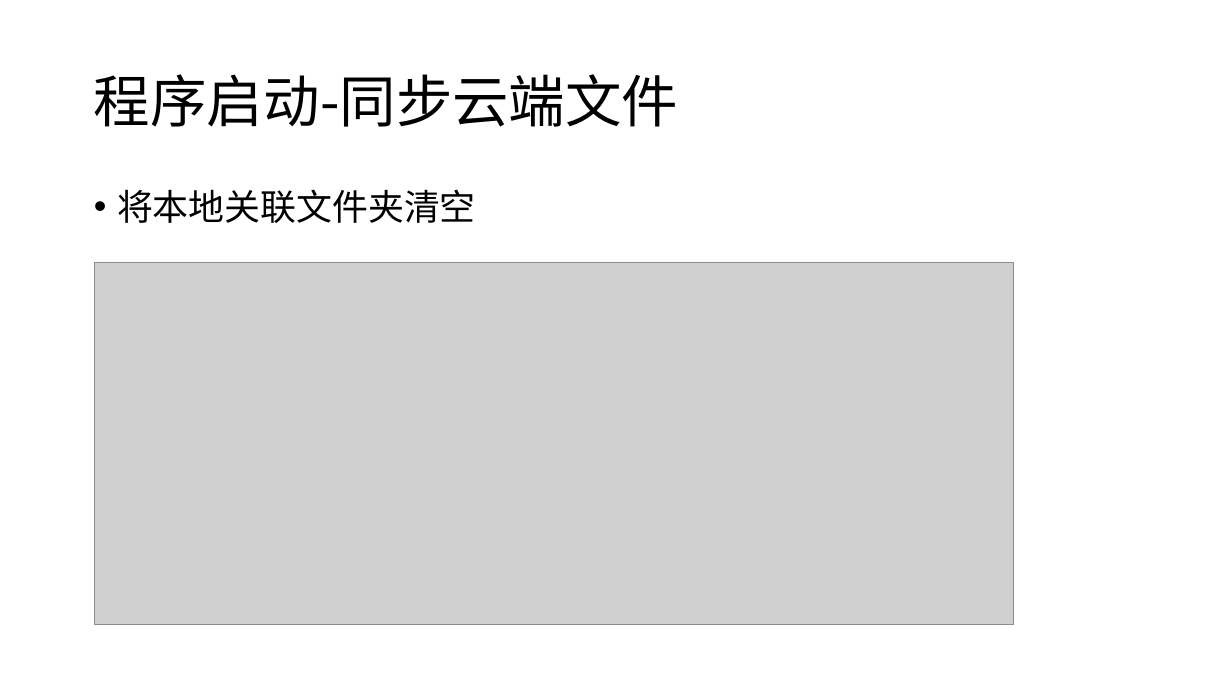
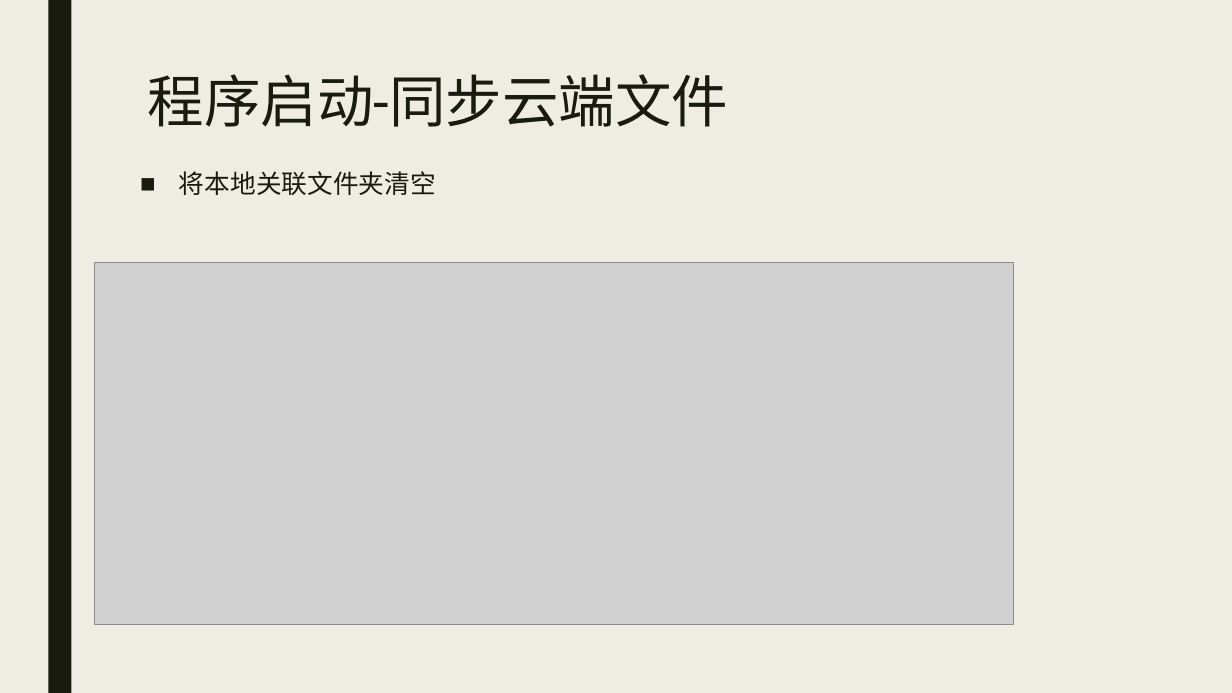
Before and after one commit to Caesarhhh/2021-Big-data-development, a slide deck: slide 4 of 大数据怎么存？/Big-data-homework1展示ppt.pptx. Drawn at 1232x693 pixels with LibreOffice and Linux fonts; fonts in the diff are those of the drawing; grey boxes stand for pictures. Boxes give left, top, right and bottom in pixels: in the first picture for what was removed or moved away, otherwise in the second. Text is boxed around its words. In the diff, an @@ line names an element or a change of style, - is before the commit and + after.

```diff
--- a/大数据怎么存？/Big-data-homework1展示ppt.pptx
+++ b/大数据怎么存？/Big-data-homework1展示ppt.pptx
@@ background #FFFFFF to #EFEDE3 @@
@@ rectangle added at (x1=48, y1=0, x2=71, y2=693), fill #191B0E @@
@@ title "程序启动-同步云端文件" moved from (x1=94, y1=74, x2=678, y2=127) to (x1=148, y1=74, x2=728, y2=127) @@
@@ title "程序启动-同步云端文件" at (x1=148, y1=74, x2=728, y2=127): font Noto Sans CJK SC to Roboto, text colour #000000 to #191B0E; line spacing 0.9 to 0.89; vertical alignment middle to top @@
@@ text "将本地关联文件夹清空" moved from (x1=117, y1=189, x2=476, y2=223) to (x1=179, y1=171, x2=436, y2=195) @@
@@ text "将本地关联文件夹清空" at (x1=179, y1=171, x2=436, y2=195): size 28 to 20 pt, font Noto Sans CJK SC to Roboto, text colour #000000 to #191B0E; bullet • to ■; line spacing 0.9 to 0.94; more space between paragraphs @@
```
Also in this commit, not shown: 22 other slides changed.
